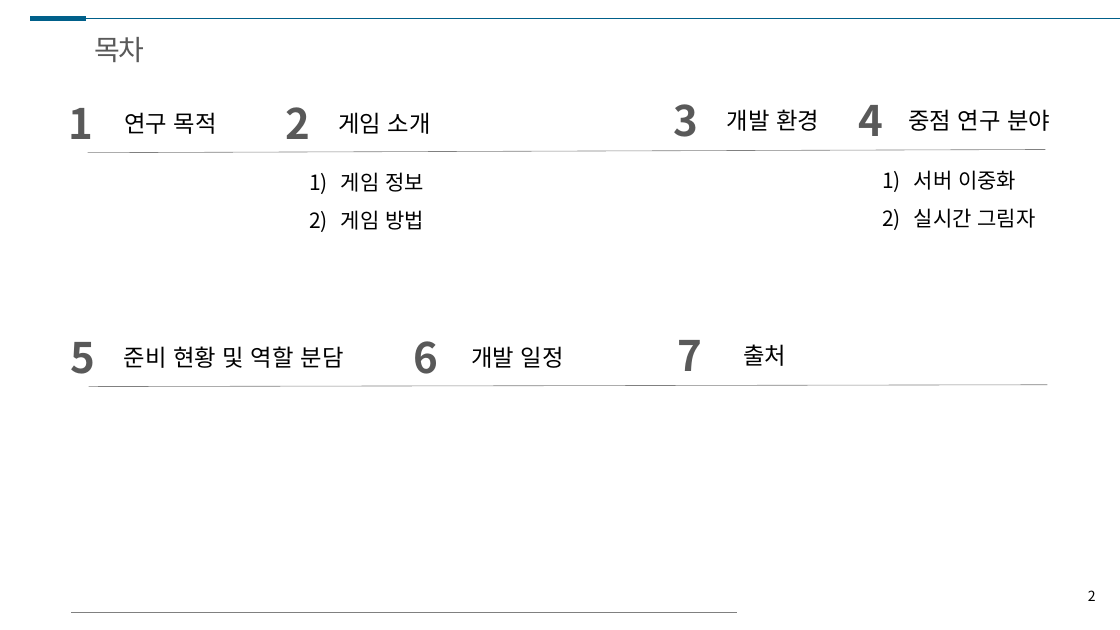
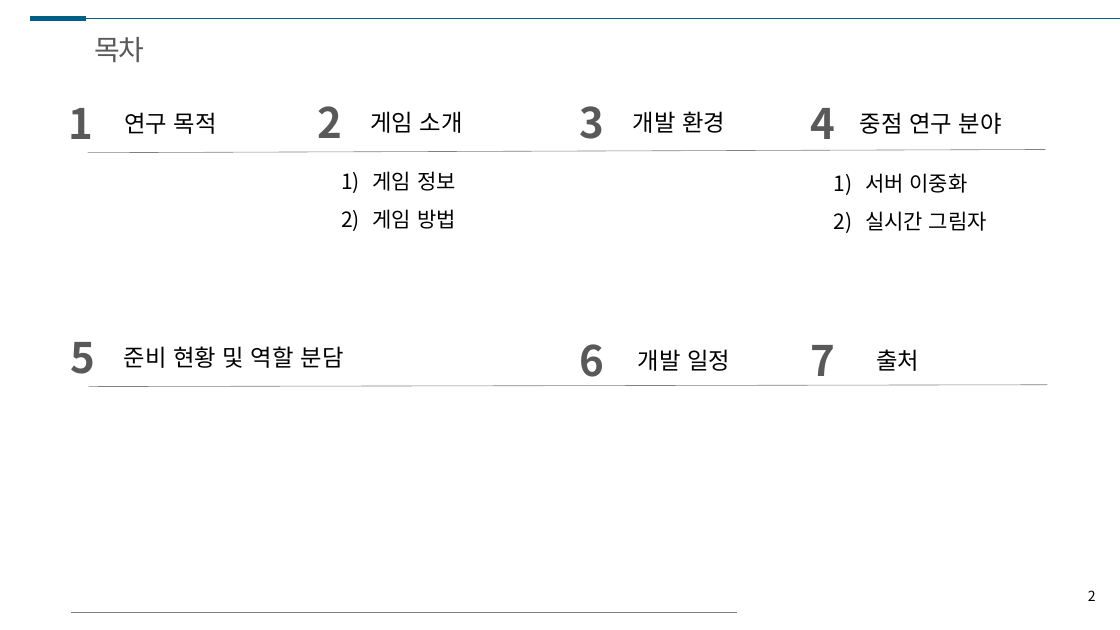
Before and after one commit to kiption/XD, a slide deck: slide 2 of 졸작_기획/[수정][제안서] Revenger_김승환_허재성_이세철.pptx. Drawn at 1120x630 pixels with LibreOffice and Linux fonts; fonts in the diff are those of the drawing. Boxes give left, top, right and bottom in pixels: in the first picture for what was removed or moved away, otherwise in the second. Text is boxed around its words. In the diff, an @@ line names an element or a change of style, - is before the commit and + after.

```diff
--- a/졸작_기획/[수정][제안서] Revenger_김승환_허재성_이세철.pptx
+++ b/졸작_기획/[수정][제안서] Revenger_김승환_허재성_이세철.pptx
@@ text "2": place and size @@
-text "2" at [286, 107, 311, 139]
+text "2" at [318, 106, 343, 138]
@@ text "게임 소개": place and size @@
-text "게임 소개" at [338, 112, 431, 134]
+text "게임 소개" at [370, 111, 463, 133]
@@ text "3": place and size @@
-text "3" at [674, 104, 699, 137]
+text "3" at [580, 106, 605, 139]
@@ text "개발 환경": place and size @@
-text "개발 환경" at [727, 109, 819, 131]
+text "개발 환경" at [633, 111, 725, 133]
@@ text "4": place and size @@
-text "4" at [859, 105, 884, 136]
+text "4" at [810, 108, 835, 139]
@@ text "중점 연구 분야": place and size @@
-text "중점 연구 분야" at [908, 109, 1050, 131]
+text "중점 연구 분야" at [860, 112, 1002, 134]
@@ text "게임 정보": place and size @@
-text "게임 정보" at [341, 172, 424, 230]
+text "게임 정보" at [373, 171, 456, 229]
@@ text "서버 이중화": place and size @@
-text "서버 이중화" at [914, 170, 1036, 228]
+text "서버 이중화" at [865, 173, 987, 231]
@@ text "6" rewrapped from [413, 341, 438, 374] to [580, 344, 605, 386] @@
@@ text "개발 일정": place and size @@
-text "개발 일정" at [471, 346, 564, 368]
+text "개발 일정" at [638, 349, 730, 371]
@@ text "7" rewrapped from [677, 340, 702, 371] to [810, 345, 835, 386] @@
@@ text "출처": place and size @@
-text "출처" at [743, 344, 786, 366]
+text "출처" at [876, 349, 919, 371]
```
Also in this commit, not shown: 10 other slides changed, 3 slides removed.
